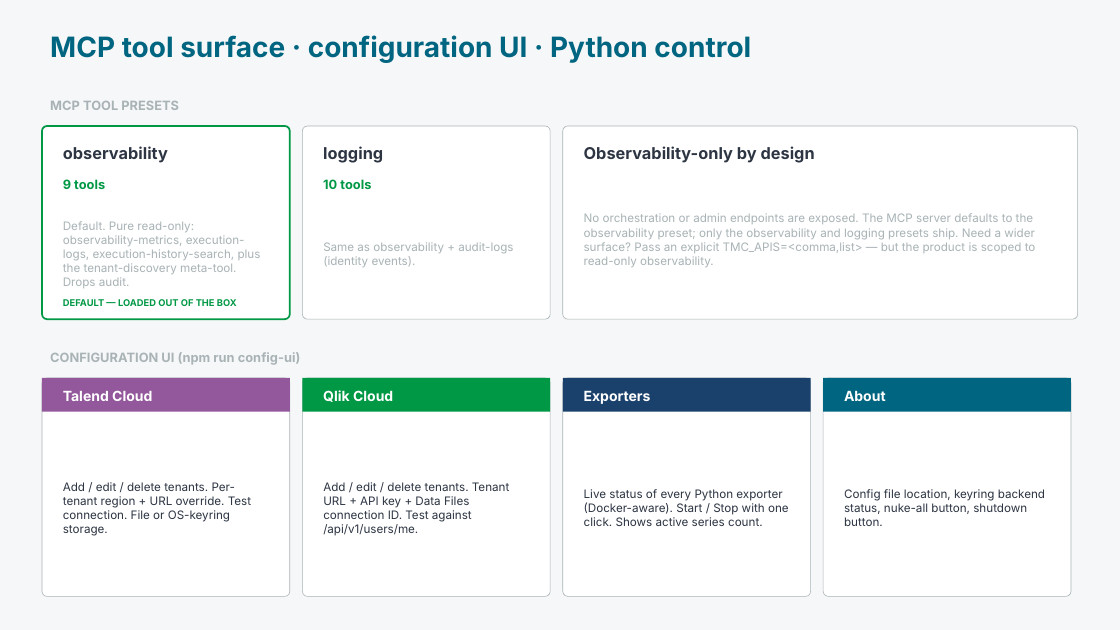
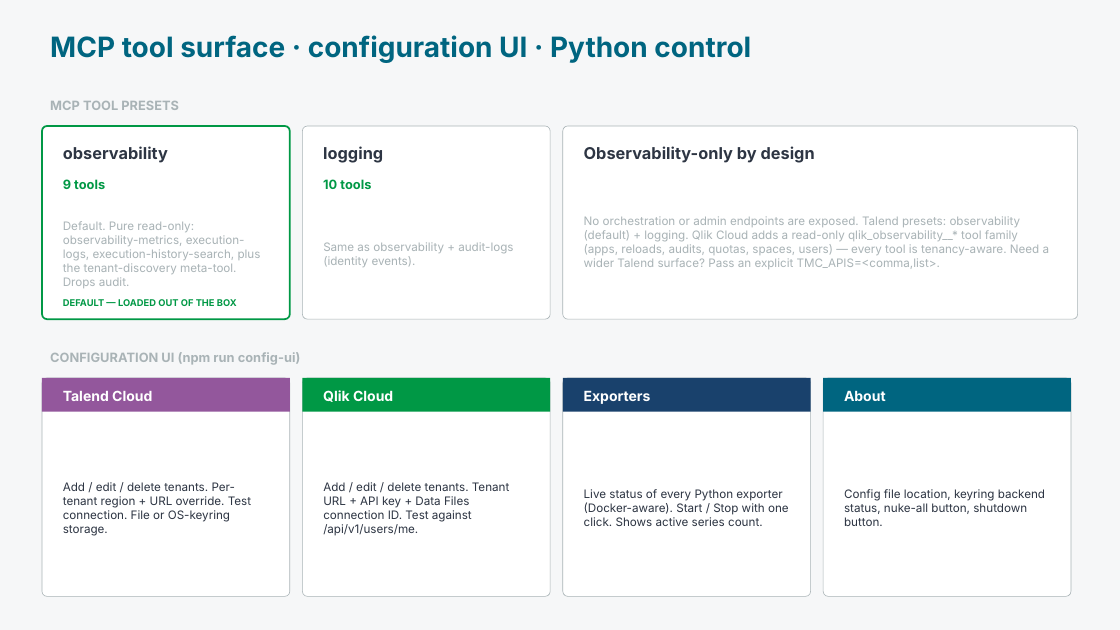
Before and after one commit to robertschoenfeldqlik/QlikObservabilityToolkit, a slide deck: slide 4 of Qlik-Observability-Toolkit-Architecture.pptx. Drawn at 1120x630 pixels with LibreOffice and Linux fonts; fonts in the diff are those of the drawing. Boxes give left, top, right and bottom in pixels: in the first picture for what was removed or moved away, otherwise in the second. Text is boxed around its words. In the diff, an @@ line names an element or a change of style, - is before the commit and + after.

```diff
--- a/Qlik-Observability-Toolkit-Architecture.pptx
+++ b/Qlik-Observability-Toolkit-Architecture.pptx
@@ text at [584, 216, 1050, 269]: text changed @@
-No orchestration or admin endpoints are exposed. The MCP server defaults to the observability preset; only the observability and logging presets ship. Need a wider surface? Pass an explicit TMC_APIS=<comma,list> — but the product is scoped to read-only observability.
+No orchestration or admin endpoints are exposed. Talend presets: observability (default) + logging. Qlik Cloud adds a read-only qlik_observability__* tool family (apps, reloads, audits, quotas, spaces, users) — every tool is tenancy-aware. Need a wider Talend surface? Pass an explicit TMC_APIS=<comma,list>.
```
Also in this commit, not shown: 2 other slides changed, 12 other files.
